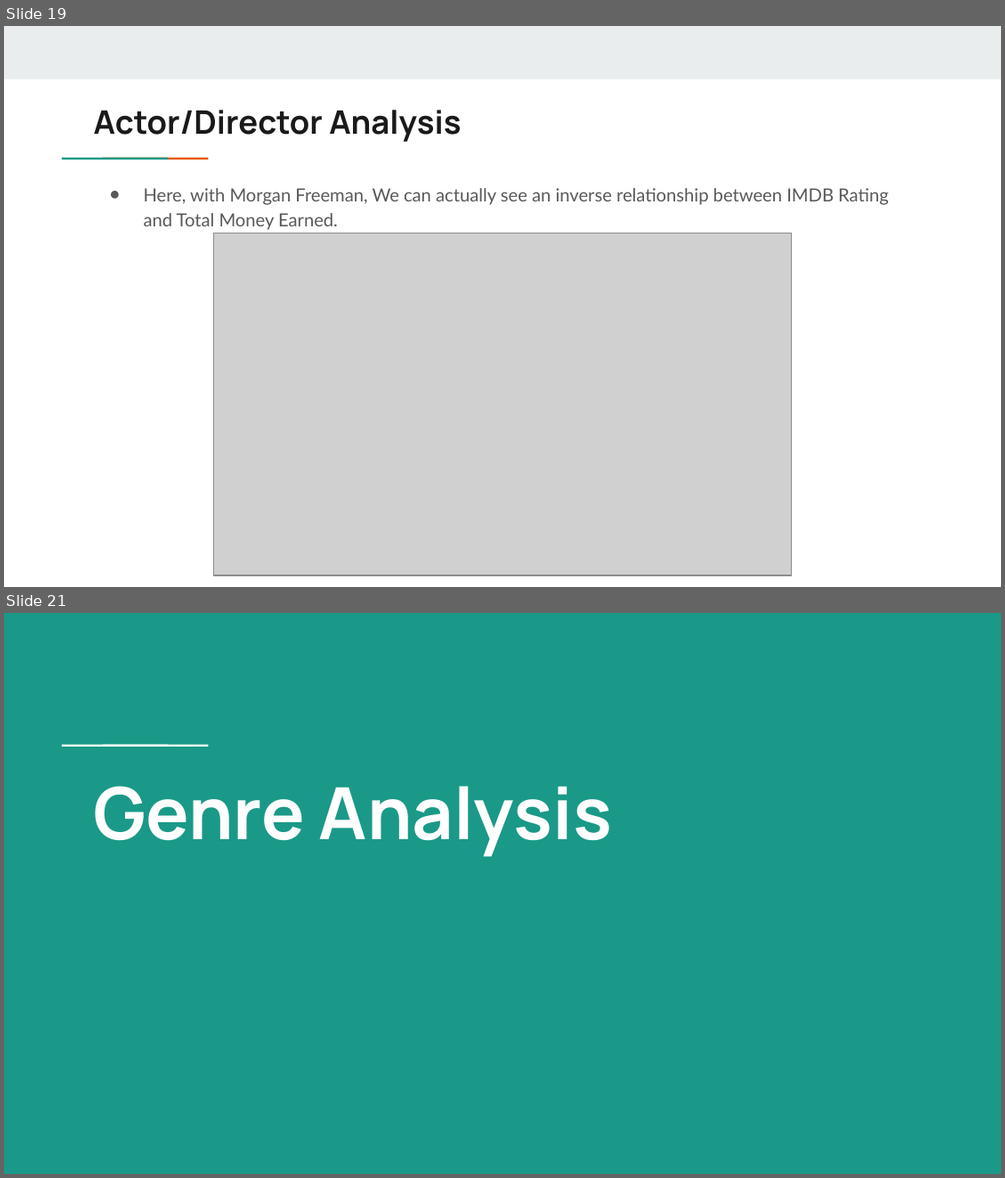
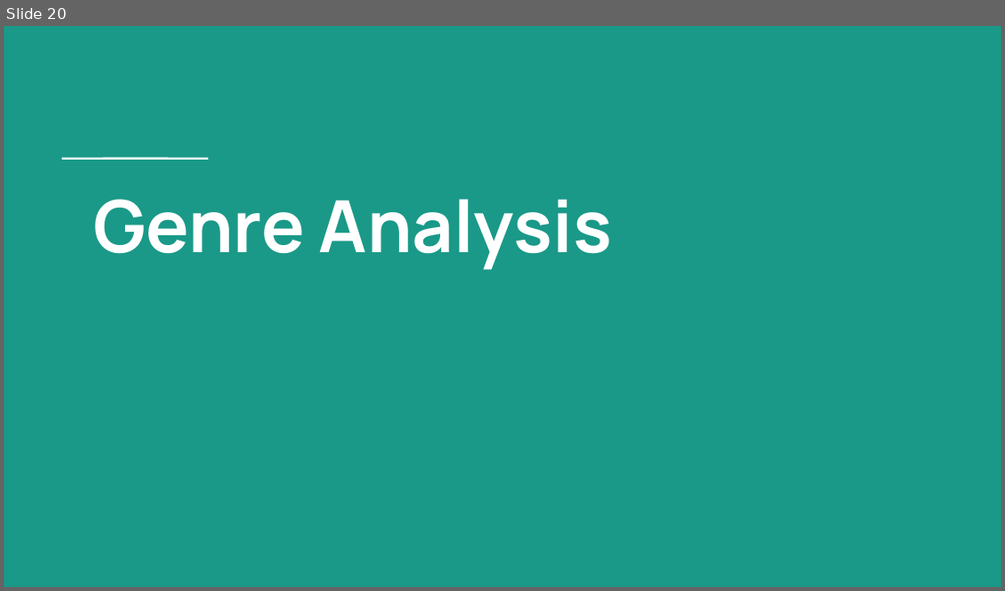
Before and after one commit to doka1331/Project_1, a slide deck: Project_1_Group_2_final.pptx. Shown one above the other, each under a label of ours: slides 19 and 21 before the commit, slide 20 after it; the slides between them are not shown. The pictures are 1005x1178 and 1005x591 pixels, drawn with LibreOffice and Linux fonts; fonts in the diff are those of the drawing; grey boxes stand for pictures. Boxes give left, top, right and bottom in pixels: in the first picture for what was removed or moved away, otherwise in the second. Text is boxed around its words. In the diff, an @@ line names an element or a change of style, - is before the commit and + after.

```diff
--- a/Project_1_Group_2_final.pptx
+++ b/Project_1_Group_2_final.pptx
@@ slide 19 removed at [4,26,1001,587], background #FFFFFF @@
@@ rectangle removed at [4,26,1001,79] @@
@@ title removed at [94,110,461,142] @@
-Actor/Director Analysis
@@ rectangle removed at [95,156,136,160] @@
@@ rectangle removed at [135,156,176,160] @@
@@ text removed at [144,188,889,230] @@
-● Here, with Morgan Freeman, We can actually see an inverse relationship between IMDB Rating and Total Money Earned.
@@ picture removed at [213,233,791,575] @@
@@ what was slide 21 is now slide 20 @@
```
Also in this commit, not shown: 4 slides changed.
